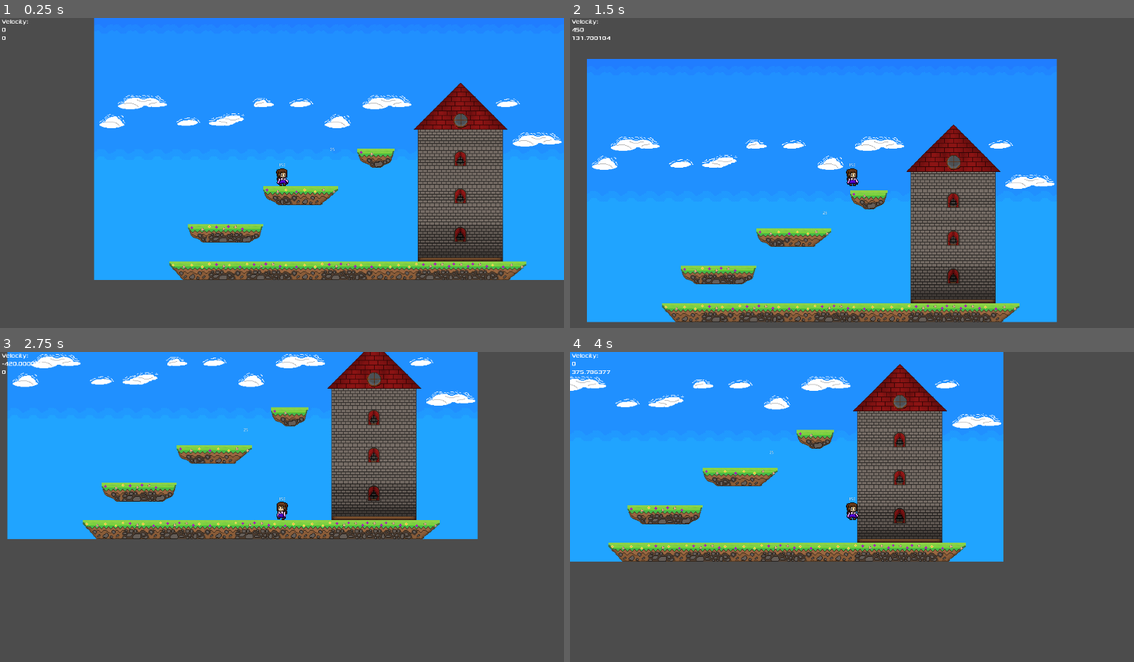
Above: before the commit, frames 1-4 (two rows, left to right).
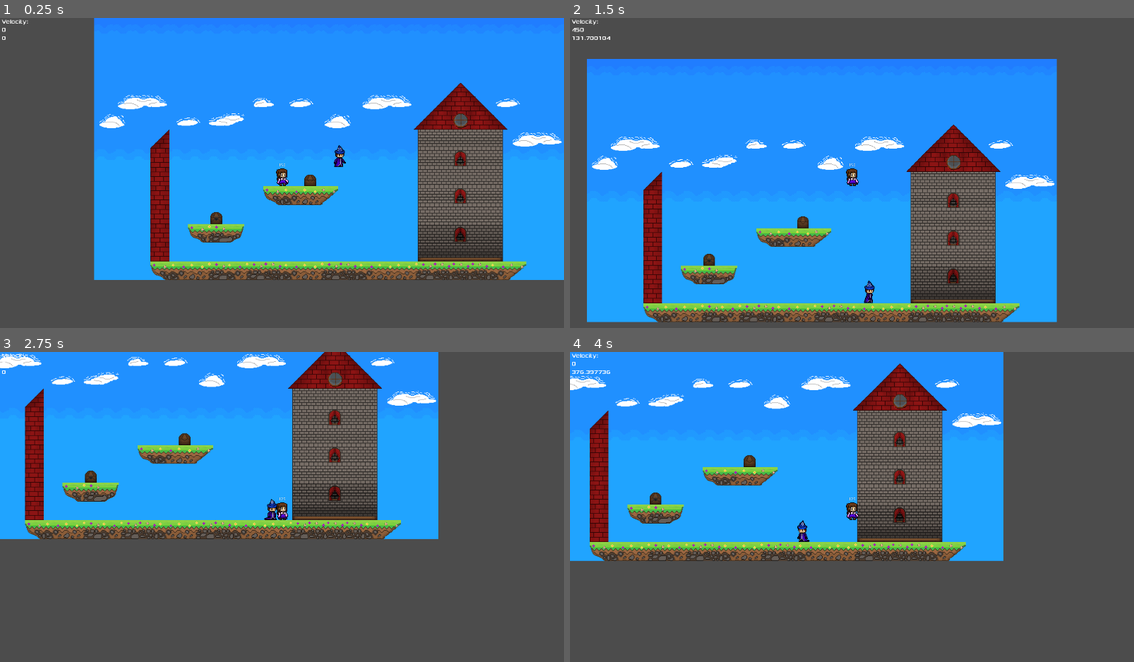
Above: after the commit, the same moments.

Repository: JennyJTG/GodotGameProject
Game: Godot game, scene res://Main.tscn
Two runs of this game, one before a commit and one after it. Both use one fixed random seed, a clock stepped at 60 frames per second and the inputs below.
Inputs:
- Up to frame 1 (0.25 s): no input
- Up to frame 2 (1.5 s): tap Enter (start_game) at 0.5, 0.6, 1.35 s; hold D (move_right) from 0.53 s (still down); tap Space (jump) at 0.77 s
- Up to frame 3 (2.75 s): tap Space (jump) at 1.52 s; release D (move_right) at 2.03 s; hold A (move_left) from 2.03 s (still down); tap Enter (start_game) at 2.1 s
- Up to frame 4 (4 s): release A (move_left) at 2.78 s; hold D (move_right) from 2.78 s (still down); tap Enter (start_game) at 2.85, 3.6 s; tap Space (jump) at 3.02, 3.77 s

The runs differ from the first frame. In frame 1, 2.4% of the frame differs, in the area x 26-70%, y 35-85%; in frame 2, 2.4%; in frame 3, 22%, in the area x 0-85%, y 0-61%; in frame 4, 8.2%.

Commit message:
Updated enemy + bug fixes
added wizard assets + coded movement

bug fixes
- fixed movement glitch in floor
- added invisible wall

TODO
- comments
- naming and refactoring

Diff:
--- a/gameJamButCooler/Main.tscn
+++ b/gameJamButCooler/Main.tscn
@@ -802,7 +802,7 @@
 
 [node name="CollisionPolygon2D" type="CollisionPolygon2D" parent="StaticBody2D"]
 position = Vector2( 19, 62 )
-polygon = PoolVector2Array( -3560, 72, -2864, 224, -2224, 496, -1688, 320, -984, 552, -400, 336, 56, 280, 712, 272, 1280, -24, 1680, -24, 2112, 152, 2832, 232, 3232, -88, 3664, 200, 2512, 744, 1496, 424, 184, 960, -1608, 800, -2712, 936 )
+polygon = PoolVector2Array( 580, -573, -414, -568, -406, -185, -464, -125, -463, 262, -413, 315, 138, 327, 745, 320, 810, 264, 723, 264, 723, -189, 747, -192, 590, -348, 587, -725, 1468, -707, 1496, 424, -1173, 452, -1173, -722, 575, -726 )
 
 [node name="HUD" type="CanvasLayer" parent="."]
 script = ExtResource( 2 )
@@ -821,7 +821,7 @@
 [node name="Foreground" type="TileMap" parent="."]
 tile_set = SubResource( 3 )
 format = 1
-tile_data = PoolIntArray( -327671, 29, 0, -196617, 46, 0, -1 …(215 unchanged characters)… 24, 0, -196598, 25, 0, -196597, 28, 0, -131065, 30, 0, -131064, 33, 0, -131063, 33, 0, -131062, 33, 0, -131061, 34, 0, -131060, 46, 0, -65532, 5, 0, -65531, 8, 0, -65529, 30, 0, -65528, 33, 0, -65527, 32, 0, -65526, 33, 0, -65525, 34, 0, 7, 30, 0, 8, 33, 0, 9, 33, 0, 10, 33, 0, 11, 34, 0, 131071, 5, 0, 65536, 6, 0, 65537, 1, 0, 65538, 3, 0, 65543, 30, 0, 65544, 33, 0, 65545, 32, 0, 65546, 33, 0, 65547, 34, 0, 131079, 30, 0, 131080, 33, 0, 131081, 33, 0, 131082, 33, 0, 131083, 34, 0, 262139, 5, 0, 262140, 7, 0, 262141, 2, 0, 262142, 8, 0, 196615, 35, 0, 196616, 38, 0, 196617, 37, 0, 196618, 38, 0, 196619, 39, 0, 262151, 40, 0, 262152, 41, 0, 262153, 41, 0, 262154, 41, 0, 262155, 42, 0, 393210, 0, 0, 393211, 1, 0, 393212, 7, 0, 393213, …(217 unchanged characters)…
+tile_data = PoolIntArray( -327671, 29, 0, -196617, 46, 0, -1 …(215 unchanged characters)… 24, 0, -196598, 25, 0, -196597, 28, 0, -65543, 23, 0, -131065, 30, 0, -131064, 33, 0, -131063, 33, 0, -131062, 33, 0, -131061, 34, 0, -131060, 46, 0, -7, 25, 0, -65529, 30, 0, -65528, 33, 0, -65527, 32, 0, -65526, 33, 0, -65525, 34, 0, 65529, 25, 0, 1, 16, 0, 7, 30, 0, 8, 33, 0, 9, 33, 0, 10, 33, 0, 11, 34, 0, 131065, 25, 0, 131071, 5, 0, 65536, 6, 0, 65537, 1, 0, 65538, 3, 0, 65543, 30, 0, 65544, 33, 0, 65545, 32, 0, 65546, 33, 0, 65547, 34, 0, 196601, 25, 0, 196604, 17, 0, 131079, 30, 0, 131080, 33, 0, 131081, 33, 0, 131082, 33, 0, 131083, 34, 0, 262137, 25, 0, 262139, 5, 0, 262140, 7, 0, 262141, 8, 0, 196615, 35, 0, 196616, 38, 0, 196617, 37, 0, 196618, 38, 0, 196619, 39, 0, 327673, 25, 0, 262151, 40, 0, 262152, 41, 0, 262153, 41, 0, 262154, 41, 0, 262155, 42, 0, 393209, 5, 0, 393210, 6, 0, 393211, 1, 0, 393212, 7, 0, 393213, …(217 unchanged characters)…
 
 [node name="Player" parent="." instance=ExtResource( 1 )]
 
--- a/gameJamButCooler/player/Enemy.gd
+++ b/gameJamButCooler/player/Enemy.gd
@@ -2,15 +2,16 @@
 
 
 
-##Among us
-##Haha whoever wrote play I stole all yer scripts
 var velocity = Vector2()
+var pastPosition = position
+var faceRight = -1
 onready var gravity = ProjectSettings.get_setting("physics/2d/default_gravity")
 
 
 
 func _ready():
     HP = 25
+    velocity.x = 100
     $HPLabel.text = str(HP)
     pass
 
@@ -19,8 +20,17 @@
 func _physics_process(delta):
     velocity.y += gravity * delta
     velocity = move_and_slide_with_snap(velocity, Vector2.DOWN, Vector2.UP)
-
-
+    $AnimatedSprite.animation = "walk"
+    if velocity.length() > 0:
+        $AnimatedSprite.flip_h = velocity.x < 0
+        $AnimatedSprite.play()
+    else:
+        $AnimatedSprite.set_frame(0)
+        $AnimatedSprite.stop()
+    if position == pastPosition:
+        velocity.x = 100*faceRight
+        faceRight *= -1
+    pastPosition = position
 
 func _on_Area2D_body_entered(body):
     var hit = body
--- a/gameJamButCooler/player/Enemy.tscn
+++ b/gameJamButCooler/player/Enemy.tscn
@@ -1,20 +1,79 @@
-[gd_scene load_steps=4 format=2]
+[gd_scene load_steps=14 format=2]
 
 [ext_resource path="res://player/Enemy.gd" type="Script" id=1]
+[ext_resource path="res://assets/Wizard.png" type="Texture" id=2]
 
-[sub_resource type="CapsuleShape2D" id=1]
-radius = 14.0
-height = 14.0
+[sub_resource type="CapsuleShape2D" id=12]
+radius = 25.0
+height = 18.0
+
+[sub_resource type="AtlasTexture" id=4]
+flags = 4
+atlas = ExtResource( 2 )
+region = Rect2( 0, 0, 64, 80 )
+
+[sub_resource type="AtlasTexture" id=5]
+flags = 4
+atlas = ExtResource( 2 )
+region = Rect2( 64, 0, 64, 80 )
+
+[sub_resource type="AtlasTexture" id=6]
+flags = 4
+atlas = ExtResource( 2 )
+region = Rect2( 128, 0, 64, 80 )
+
+[sub_resource type="AtlasTexture" id=7]
+flags = 4
+atlas = ExtResource( 2 )
+region = Rect2( 192, 0, 64, 80 )
+
+[sub_resource type="AtlasTexture" id=8]
+flags = 4
+atlas = ExtResource( 2 )
+region = Rect2( 256, 0, 64, 80 )
+
+[sub_resource type="AtlasTexture" id=9]
+flags = 4
+atlas = ExtResource( 2 )
+region = Rect2( 320, 0, 64, 80 )
+
+[sub_resource type="AtlasTexture" id=10]
+flags = 4
+atlas = ExtResource( 2 )
+region = Rect2( 384, 0, 64, 80 )
+
+[sub_resource type="AtlasTexture" id=11]
+flags = 4
+atlas = ExtResource( 2 )
+region = Rect2( 448, 0, 64, 80 )
+
+[sub_resource type="SpriteFrames" id=3]
+animations = [ {
+"frames": [ SubResource( 4 ), SubResource( 5 ), SubResource( 6 ), SubResource( 7 ), SubResource( 8 ), SubResource( 9 ), SubResource( 10 ), SubResource( 11 ) ],
+"loop": true,
+"name": "walk",
+"speed": 10.0
+} ]
 
 [sub_resource type="CapsuleShape2D" id=2]
-radius = 21.0
-height = 12.0
+radius = 17.0
+height = 28.0
 
-[node name="KinematicBody2D" type="KinematicBody2D"]
+[node name="Enemy" type="KinematicBody2D"]
 script = ExtResource( 1 )
 
-[node name="CollisionShape2D" type="CollisionShape2D" parent="."]
-shape = SubResource( 1 )
+[node name="Area2D" type="Area2D" parent="."]
+
+[node name="CollisionShape2D" type="CollisionShape2D" parent="Area2D"]
+shape = SubResource( 12 )
+
+[node name="AnimatedSprite" type="AnimatedSprite" parent="."]
+position = Vector2( 0, -10 )
+frames = SubResource( 3 )
+animation = "walk"
+
+[node name="EnemyHitbox" type="CollisionShape2D" parent="."]
+shape = SubResource( 2 )
 
 [node name="HPLabel" type="Label" parent="."]
 margin_left = -20.0
@@ -23,9 +82,4 @@
 margin_bottom = -23.0
 align = 1
 
-[node name="Area2D" type="Area2D" parent="."]
-
-[node name="CollisionShape2D" type="CollisionShape2D" parent="Area2D"]
-shape = SubResource( 2 )
-
 [connection signal="body_entered" from="Area2D" to="." method="_on_Area2D_body_entered"]
--- a/gameJamButCooler/player/Entity.tscn
+++ b/gameJamButCooler/player/Entity.tscn
@@ -2,5 +2,5 @@
 
 [ext_resource path="res://Entity.gd" type="Script" id=1]
 
-[node name="KinematicBody2D" type="KinematicBody2D"]
+[node name="Entity" type="KinematicBody2D"]
 script = ExtResource( 1 )
--- a/gameJamButCooler/player/Player.tscn
+++ b/gameJamButCooler/player/Player.tscn
@@ -122,7 +122,7 @@
 radius = 9.0
 height = 13.0
 
-[node name="KinematicBody2D" type="KinematicBody2D"]
+[node name="player" type="KinematicBody2D"]
 script = ExtResource( 5 )
 
 [node name="AnimatedSprite" type="AnimatedSprite" parent="."]
@@ -130,7 +130,7 @@
 frames = SubResource( 1 )
 animation = "jump"
 
-[node name="CollisionShape2D" type="CollisionShape2D" parent="."]
+[node name="PlayerHitbox" type="CollisionShape2D" parent="."]
 position = Vector2( 1, 2 )
 scale = Vector2( 2, 2 )
 shape = SubResource( 2 )
Binary file added: gameJamButCooler/assets/Wizard.png
Not shown, added: gameJamButCooler/assets/Wizard.png.import
